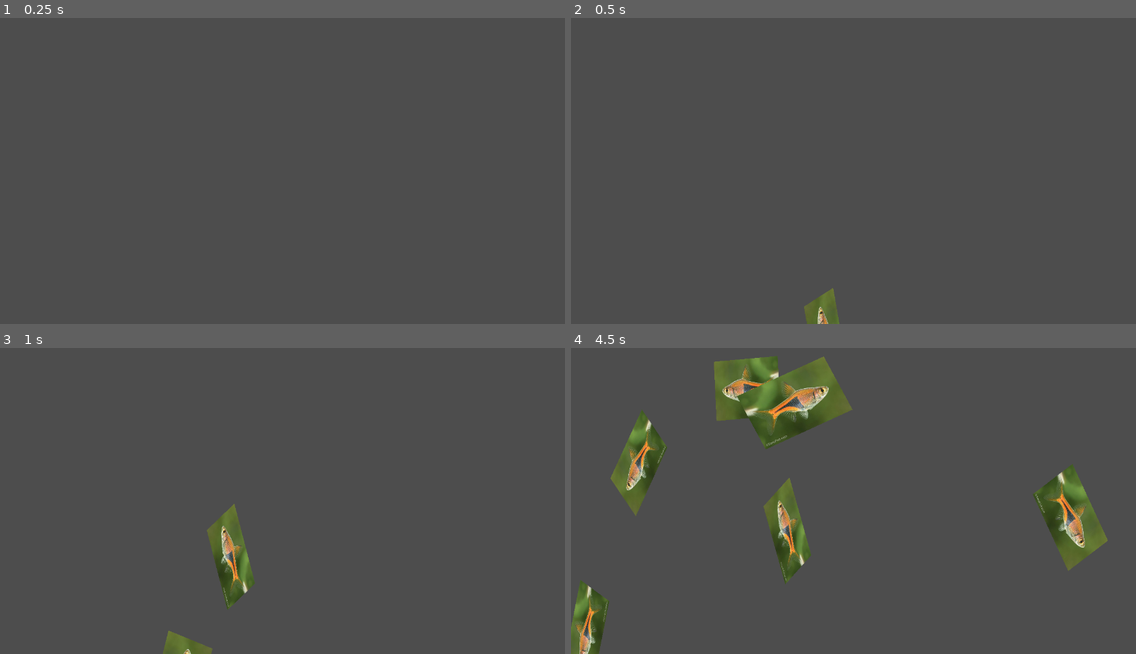
Above: before the commit, frames 1-4 (two rows, left to right).
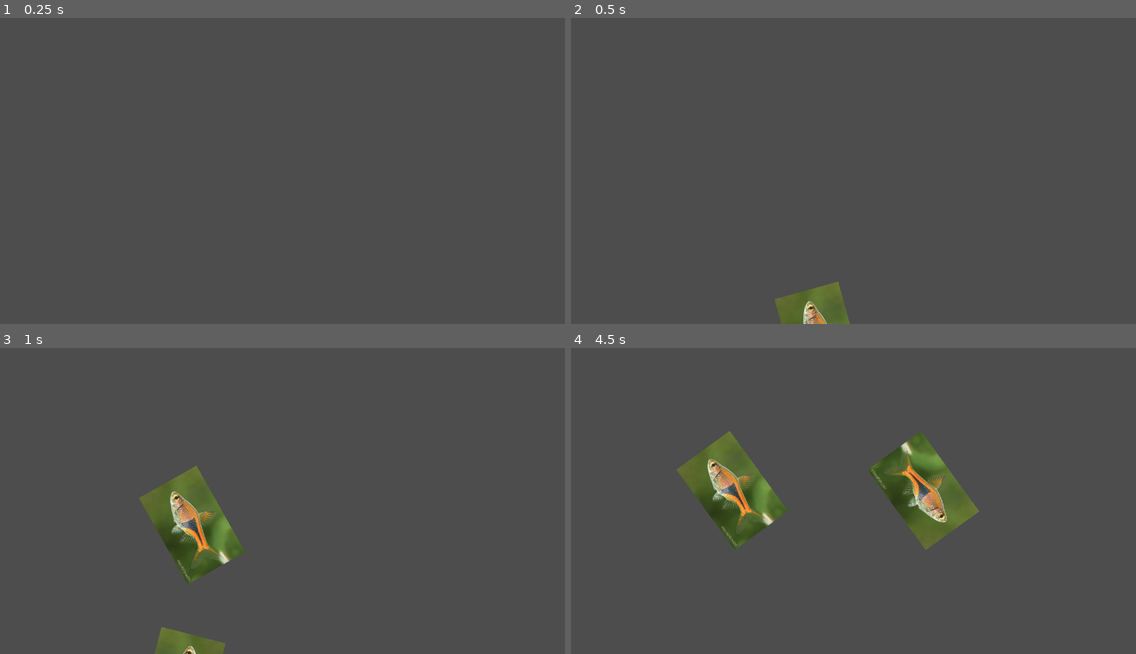
Above: after the commit, the same moments.

Repository: lolyay270/Mobile-Dev-Small
Game: Godot game, scene res://scenes/game.tscn
Two runs of this game, one before a commit and one after it. Both use one fixed random seed, a clock stepped at 60 frames per second and the inputs below. This scene is started directly instead of the project's main scene. The engine's default icon, where the game draws it, is replaced by a stand-in: a white triangle on a blue panel in a dark square.
Inputs:
- Up to frame 1 (0.25 s): no input
- Up to frame 2 (0.5 s): no input
- Up to frame 3 (1 s): no input
- Up to frame 4 (4.5 s): no input

Frame 1 is identical in both runs. In frame 2, 1.0% of the frame differs, in the area x 36-50%, y 86-100%; in frame 3, 4.8%; in frame 4, 18%, in the area x 0-95%, y 2-100%.

Commit message:
refactor(fishPath): attempting to change curve points

Diff:
--- a/objects/fish.tscn
+++ b/objects/fish.tscn
@@ -4,22 +4,23 @@
 [ext_resource type="Script" uid="uid://rhrsowvv8kj1" path="res://scripts/fishJumpPath.gd" id="1_mmmkr"]
 [ext_resource type="Script" uid="uid://bpkn8fumnnasl" path="res://scripts/fish.gd" id="1_rie47"]
 
-[sub_resource type="Curve2D" id="Curve2D_elpeb"]
+[sub_resource type="Curve2D" id="Curve2D_rie47"]
 _data = {
-"points": PackedVector2Array(0, 0, 0, 0, 0, 900, -430, 0, 430, 0, 640, 50, 0, 0, 0, 0, 1280, 900)
+"points": PackedVector2Array(0, 0, 0, 0, 0, 900, -367.5, 0, 367.5, 0, 490, 180, 0, 0, 0, 0, 980, 900)
 }
 point_count = 3
 
 [node name="Fish" type="Node2D"]
+position = Vector2(300, 0)
 script = ExtResource("1_rie47")
 
 [node name="Path2D" type="Path2D" parent="."]
 position = Vector2(0, -720)
-curve = SubResource("Curve2D_elpeb")
+curve = SubResource("Curve2D_rie47")
 
 [node name="PathFollow2D" type="PathFollow2D" parent="Path2D"]
 position = Vector2(0, 900)
-rotation = -0.925416
+rotation = -0.97324
 loop = false
 script = ExtResource("1_mmmkr")
 
--- a/scenes/game.tscn
+++ b/scenes/game.tscn
@@ -9,6 +9,8 @@
 anchors_preset = 15
 anchor_right = 1.0
 anchor_bottom = 1.0
+offset_top = 8.0
+offset_bottom = 8.0
 grow_horizontal = 2
 grow_vertical = 2
 size_flags_horizontal = 3
--- a/scripts/fish.gd
+++ b/scripts/fish.gd
@@ -1,3 +1,21 @@
 extends Node2D
 
-@export var isLeftSpawn: bool = true;
+@export var isLeftSpawn: bool = true
+@onready var curve: Curve2D = self.get_child(0).curve
+
+func ChangePath(xDist: float, jumpHigh: float):
+
+	# you CANNOT just edit the points of the original curve since that edits ALL fish in the scene
+	var newCurve: Curve2D = Curve2D.new()
+
+	newCurve.add_point(Vector2.ZERO) #current pos
+	newCurve.add_point(Vector2(xDist / 2, jumpHigh), Vector2(xDist * -0.75, 0), Vector2(xDist * 0.75, 0))
+	newCurve.add_point(Vector2(xDist, position.y))
+
+	curve = newCurve;
+
+	var printLine = ""
+	for i in range(0, curve.point_count):
+		printLine += str(curve.get_point_position(i)) + ", "
+
+	print(printLine)
--- a/scripts/fishJumpPath.gd
+++ b/scripts/fishJumpPath.gd
@@ -2,13 +2,41 @@
 
 @export var move: bool = false
 @export var speed: int = 700
-@export var gravity: float = 3
-var curSpeed;
+@export var gravity: float = 0
+
+var pathLength
+var curSpeed
+var lowestSpeed
 
 func _ready() -> void:
-	curSpeed = speed;
+	#curSpeed = speed;
+
+
+	var path: Path2D = self.get_parent()
+	pathLength = path.curve.get_baked_length()
+	var half = pathLength / 2
+	var frames = half / gravity
+	var newSpeed = frames * 1.9
+
+
+
+	#print("path length = " + str(pathLength))
+	#print("1/2 length = " + str(half))
+	#print("frames until 0 speed = " + str(frames))
+	#print("new speed = " + str(newSpeed))
+
+	curSpeed = speed
+	lowestSpeed = curSpeed
+
+
 
 func _process(delta: float) -> void:
+	if (curSpeed <= 0):
+		push_error("TOO MUCH GRAVITY ON FISH")
+
+	if (curSpeed < lowestSpeed):
+		lowestSpeed = curSpeed
+
 	# reduce speed as gravity
 	if (progress_ratio < 0.5):
 		curSpeed -= gravity
@@ -19,6 +47,7 @@
 
 	# progress_ratio = 1 = complete
 	else:
+		#print("lowest speed = " + str(lowestSpeed))
 		self.queue_free()
 
 	progress += delta * curSpeed
--- a/scripts/spawner.gd
+++ b/scripts/spawner.gd
@@ -25,7 +25,7 @@
 
 	viewportSize = Vector2(get_viewport().size)
 	ySpawnPos = viewportSize.y # fish 0,0 is top left screen corner
-	jumpHeightMax = (viewportSize.y - viewportSize.y * topScreenPadding) / viewportSize.y
+	jumpHeightMax = viewportSize.y - viewportSize.y * topScreenPadding
 
 
 # Called every frame. 'delta' is the elapsed time since the previous frame.
@@ -34,10 +34,12 @@
 
 		#spawn object
 		var fish = fish1.instantiate()
+		var path: Path2D = fish.get_child(0)
+
 		add_child(fish)
 
 		ChangeFishSpawn(fish)
-		ChangeFishEnd(fish)
+		ChangeFishEnd(fish, path)
 
 		#fish.Start()
 
@@ -69,20 +71,24 @@
 	fish.transform.origin = Vector2(xPos, ySpawnPos)
 
 
-func ChangeFishEnd(fish: Node2D):
-	## NOTE: distances are calculated as percentages of the screensize to scale fish object correctly
+func ChangeFishEnd(fish: Node2D, path: Path2D):
+	fish
 	var xMaxDist
 	var yDist
 
 	if (fish.isLeftSpawn): #spawned left
-		xMaxDist = (viewportSize.x - fish.position.x) / viewportSize.x
+		xMaxDist = viewportSize.x - fish.position.x
 		yDist = jumpHeightMax
 
 	else: #spawned right
-		xMaxDist = fish.position.x / viewportSize.x
+		xMaxDist = fish.position.x
 		yDist = jumpHeightMax * -1
 
-	fish.scale = Vector2(xMaxDist, yDist)
+
+	fish.ChangePath(xMaxDist, yDist)
+
+
+	#fish.scale = Vector2(xMaxDist, yDist)
 
 func SetRandomDelay() -> void:
 	delay = randf_range(minTime, maxTime)
